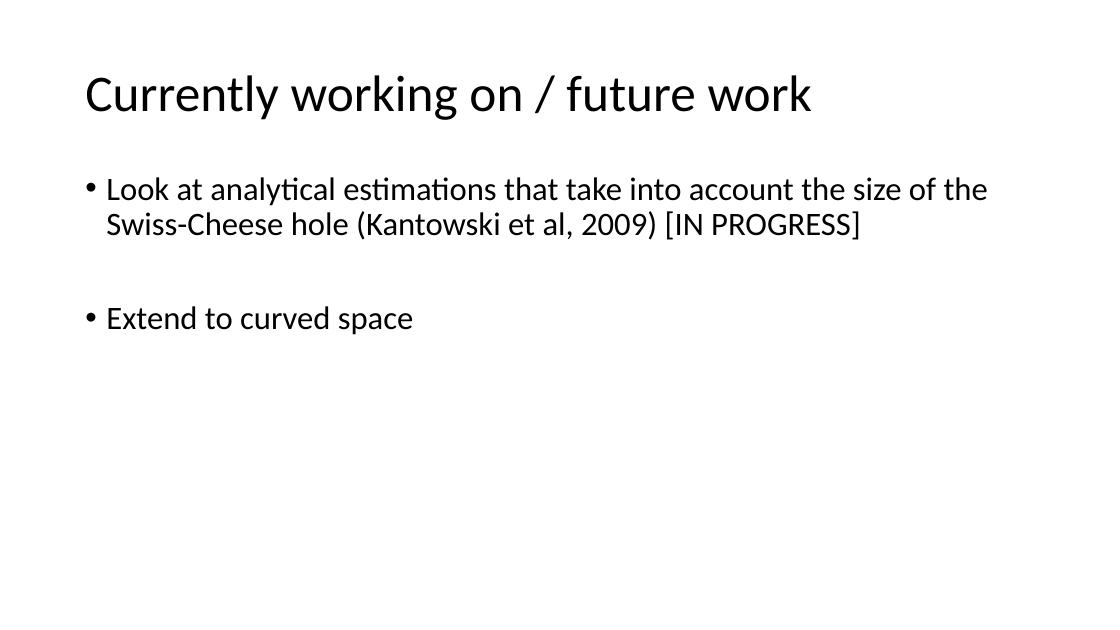
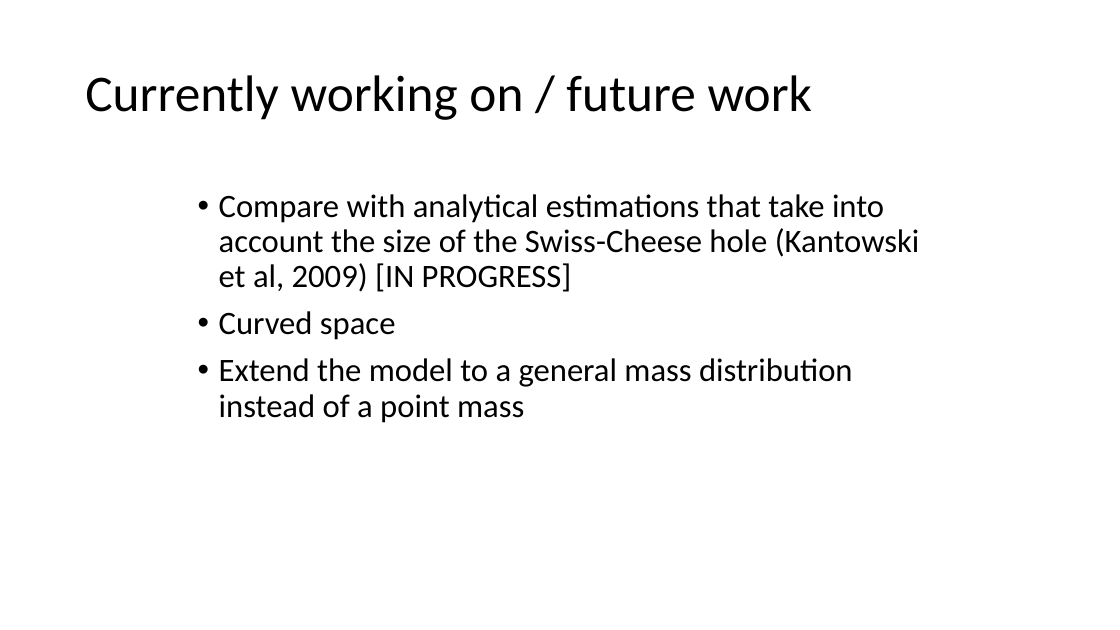
Before and after one commit to lingxz/lightbending, a slide deck: slide 22 of presentation2.pptx (slide 24 before the commit). Drawn at 1120x630 pixels with LibreOffice and Linux fonts; fonts in the diff are those of the drawing. Boxes give left, top, right and bottom in pixels: in the first picture for what was removed or moved away, otherwise in the second. Text is boxed around its words. In the diff, an @@ line names an element or a change of style, - is before the commit and + after.

```diff
--- a/presentation2.pptx
+++ b/presentation2.pptx
@@ text at box(219, 194, 920, 423): text changed @@
-• Look at analytical estimations that take into account the size of the Swiss-Cheese hole (Kantowski et al, 2009) [IN PROGRESS]
-• Extend to curved space
+• Compare with analytical estimations that take into account the size of the Swiss-Cheese hole (Kantowski et al, 2009) [IN PROGRESS]
+• Curved space
+• Extend the model to a general mass distribution instead of a point mass
```
Also in this commit, not shown: 7 other slides changed, 5 slides added, 2 slides removed, 18 other files.
